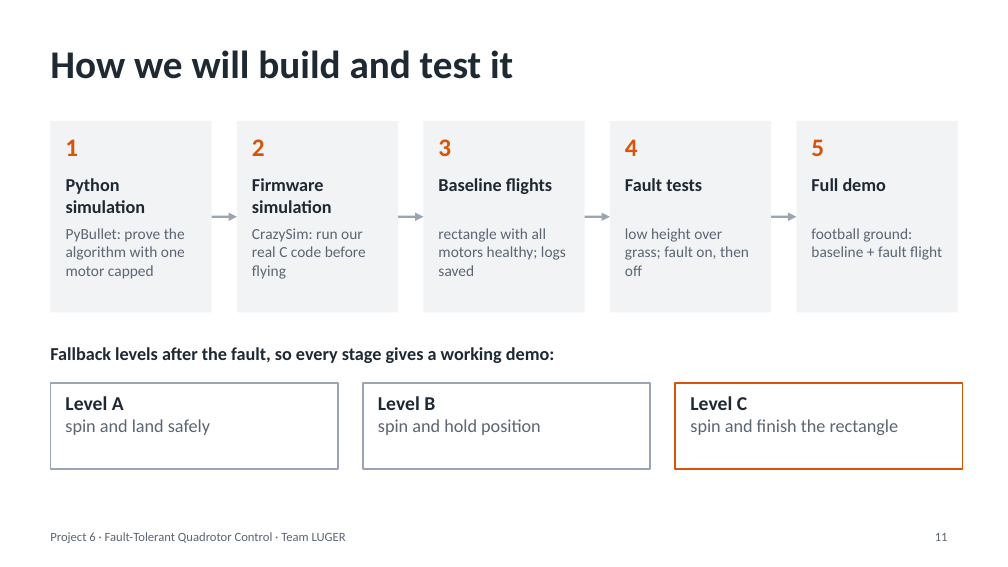
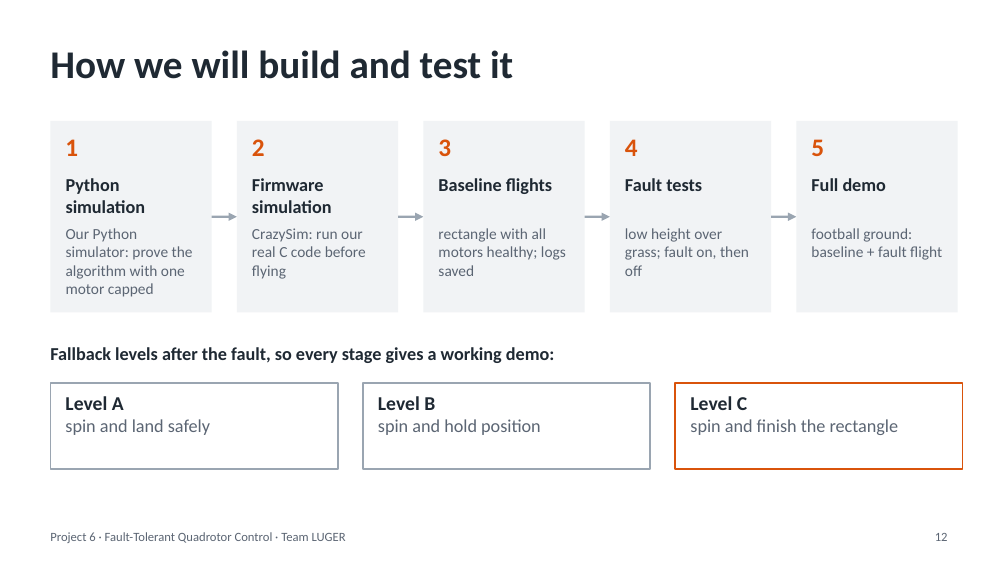
Before and after one commit to Pavaneswar6699/UAV_FAULT_TOLERANT_QUADROTOR_CONTROL, a slide deck: slide 12 of Fault-Tolerant Quadrotor Control - Crazyflie.pptx (slide 11 before the commit). Drawn at 1008x567 pixels with LibreOffice and Linux fonts; fonts in the diff are those of the drawing. Boxes give left, top, right and bottom in pixels: in the first picture for what was removed or moved away, otherwise in the second. Text is boxed around its words. In the diff, an @@ line names an element or a change of style, - is before the commit and + after.

```diff
--- a/Fault-Tolerant Quadrotor Control - Crazyflie.pptx
+++ b/Fault-Tolerant Quadrotor Control - Crazyflie.pptx
@@ text at <box>66,228,193,297</box>: text changed @@
-PyBullet: prove the algorithm with one motor capped
+Our Python simulator: prove the algorithm with one motor capped
```
Also in this commit, not shown: 6 other slides changed, 2 slides added.
